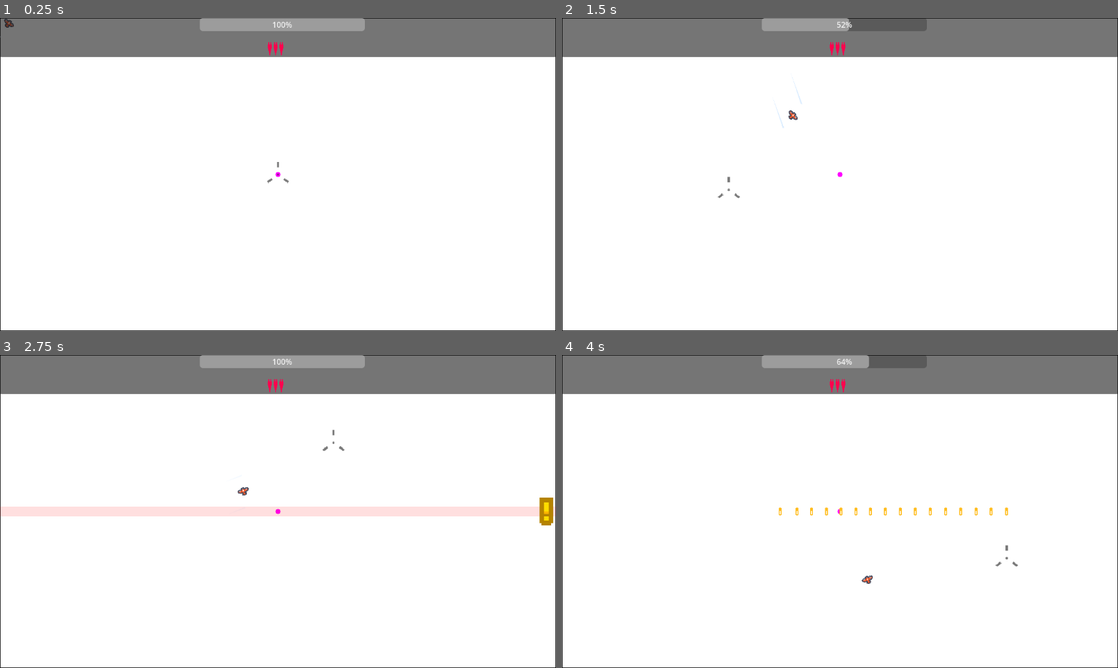
Above: before the commit, frames 1-4 (two rows, left to right).
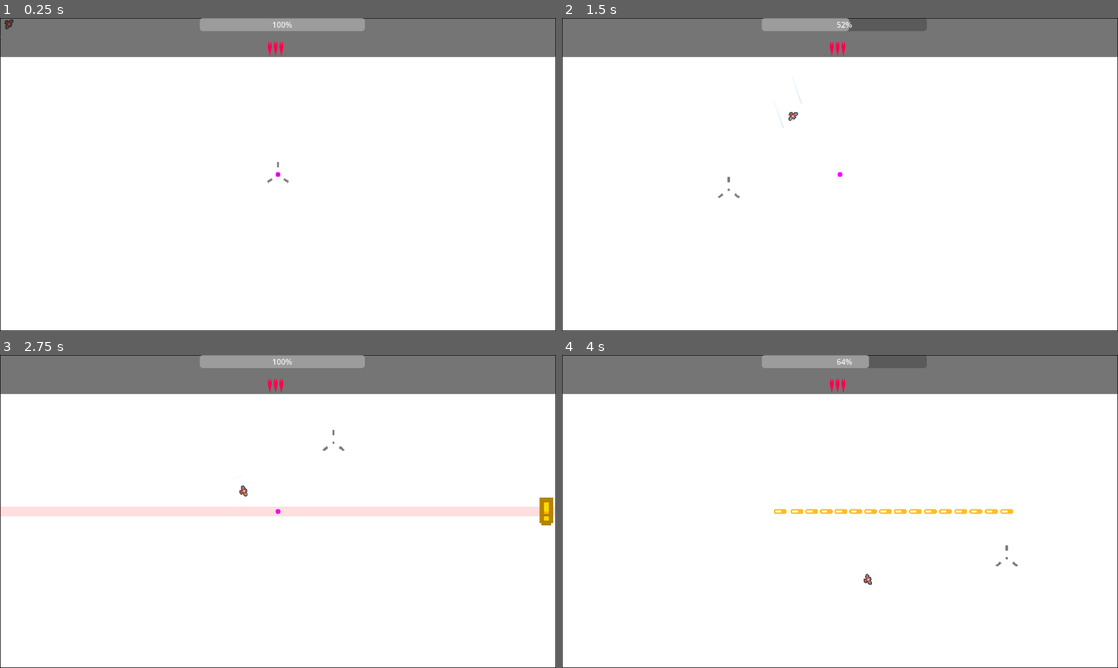
Above: after the commit, the same moments.

Repository: kickflip-games/red_alert
Game: Godot game, scene res://scenes/Main.tscn
Two runs of this game, one before a commit and one after it. Both use one fixed random seed, a clock stepped at 60 frames per second and the inputs below.
Inputs (mouse positions are in pixels of both pictures, inside the frame that each line leads up to):
- Up to frame 1 (0.25 s): no input
- Up to frame 2 (1.5 s): move the mouse to (962, 158) at 0.52 s; press the mouse at (962, 158) at 0.53 s; move the mouse to (728, 190) at 1.27 s; release the mouse at (728, 190) at 1.28 s; click (728, 190) at 1.35 s
- Up to frame 3 (2.75 s): move the mouse to (333, 442) at 2.02 s; press the mouse at (333, 442) at 2.03 s
- Up to frame 4 (4 s): move the mouse to (812, 574) at 2.77 s; release the mouse at (812, 574) at 2.78 s; click (812, 574) at 2.85 s; move the mouse to (1006, 558) at 3.52 s; press the mouse at (1006, 558) at 3.53 s

The runs differ from the first frame. In frame 1, less than 0.1% of the frame differs, in the area x 0-3%, y 0-4%; in frame 2, less than 0.1%; in frame 3, less than 0.1%; in frame 4, 0.7%, in the area x 38-82%, y 48-74%.

Commit message:
fix bullet rotation

Diff:
--- a/project.godot
+++ b/project.godot
@@ -31,6 +31,11 @@
 ]
 }
 
+[layer_names]
+
+2d_physics/layer_1="bullet"
+2d_physics/layer_2="player"
+
 [rendering]
 
 textures/canvas_textures/default_texture_filter=0
--- a/scenes/player/Player.gd
+++ b/scenes/player/Player.gd
@@ -11,6 +11,7 @@
 @export var dash_cooldown := 1.5
 @export var dash_start_boost := 1.5
 @export var max_hp := 3
+@export var invincibility_duration: float = 1.2 # Cooldown in seconds
 
 # --- Circling behavior ---
 @export var circle_radius := 80.0        # How close before circling starts
@@ -26,6 +27,7 @@
 var current_hp := max_hp
 var is_dashing := false
 var is_circling := false
+var is_invincible := false
 var circle_angle := 0.0
 var last_rotation := 0.0
 var turn_fx_timer := 0.0
@@ -33,6 +35,8 @@
 var dash_cooldown_timer := 0.0
 var dash_direction := Vector2.ZERO
 var target_position := Vector2.ZERO
+
+
 
 # --- Trail system ---
 var dash_trail_points: Array = []
@@ -55,7 +59,7 @@
 	target_position = global_position
 	reticle.visible = true
 	reticle.modulate.a = 0.5
-	collision_area.connect("area_entered", _on_area_entered)
+	collision_area.connect("body_entered", _on_body_entered)
 	emit_signal("hp_changed", current_hp)
 	last_rotation = sprite.rotation
 
@@ -244,7 +248,7 @@
 	if dash_trail_points.size() > max_trail_points:
 		dash_trail_points.pop_front()
 
-	dash_trail.clear_points()
+	#dash_trail.clear_points()
 	for i in range(dash_trail_points.size()):
 		var alpha = float(i) / float(dash_trail_points.size())
 		dash_trail.add_point(to_local(dash_trail_points[i]))
@@ -272,23 +276,48 @@
 	return clamp(1.0 - dash_cooldown_timer / dash_cooldown, 0.0, 1.0)
 
 # --- Collision & Damage ---
-func _on_area_entered(area: Area2D):
-	if is_dashing:
+func _on_body_entered(body: Node2D):
+	# Optional: Check if the body that hit you is actually a bullet
+	#if not body.is_in_group("bullets"):
+		#return
+
+	print("Body entered: ", body.name)
+	if is_dashing or is_invincible:
 		return
+
 	take_damage(1)
+	body.queue_free() # Destroy the bullet after it hits
 
 func take_damage(amount: int):
+	# This function is now only called when we are certain the player can take damage.
 	current_hp -= amount
 	emit_signal("hp_changed", current_hp)
 	print("Took damage! HP = ", current_hp)
 
-	sprite.modulate = Color(1, 0.3, 0.3, 1.0)
-	await get_tree().create_timer(0.1).timeout
-	if not is_dashing:
-		sprite.modulate = Color(1, 1, 1, 1.0)
-
 	if current_hp <= 0:
 		die()
+	else:
+		# Become invincible if not dead
+		become_invincible()
+
+# This new function handles the invincibility logic
+func become_invincible():
+	is_invincible = true
+
+	# --- Visual Feedback: Flashing Sprite ---
+	var tween = create_tween().set_loops(4) # Loop 4 times for a good flashing duration
+	tween.set_trans(Tween.TRANS_SINE) # Makes the fade in/out smooth
+	tween.tween_property(sprite, "modulate:a", 0.4, invincibility_duration / 8)
+	tween.tween_property(sprite, "modulate:a", 1.0, invincibility_duration / 8)
+
+	# --- Cooldown Timer ---
+	# Wait for the invincibility duration to pass
+	await get_tree().create_timer(invincibility_duration).timeout
+
+	# --- End of Invincibility ---
+	is_invincible = false
+	print("Player is no longer invincible.")
+
 
 func die():
 	print("Player has died")
--- a/scenes/player/Player.tscn
+++ b/scenes/player/Player.tscn
@@ -24,6 +24,7 @@
 texture = ExtResource("2_gfjak")
 
 [node name="CollisionArea" type="Area2D" parent="."]
+collision_layer = 2
 
 [node name="CollisionShape2D" type="CollisionShape2D" parent="CollisionArea"]
 shape = SubResource("CircleShape2D_4kuee")
@@ -43,6 +44,6 @@
 width_curve = SubResource("Curve_4kuee")
 
 [node name="DashTrail" type="Line2D" parent="."]
-points = PackedVector2Array(0, 0, 0, 0, 0, 0, 0, 0, 0, 0)
+points = PackedVector2Array(0, 0, -43.44, 0, 0, 0, 0, 0, 0, 0)
 width_curve = SubResource("Curve_4kuee")
-default_color = Color(0.61960787, 1, 1, 1)
+default_color = Color(0, 0, 0, 1)
--- a/scenes/projectiles/Bullet.tscn
+++ b/scenes/projectiles/Bullet.tscn
@@ -1,23 +1,22 @@
-[gd_scene load_steps=5 format=3 uid="uid://bhgqp6tofyulb"]
+[gd_scene load_steps=4 format=3 uid="uid://bhgqp6tofyulb"]
 
 [ext_resource type="Script" uid="uid://dhkllrxayug06" path="res://scenes/projectiles/Bullet.gd" id="1_ci251"]
-[ext_resource type="Texture2D" uid="uid://bm4fkgrdxkiwd" path="res://assets/textures/tiles_packed.png" id="2_36ope"]
+[ext_resource type="Texture2D" uid="uid://dupx7t3xyukvh" path="res://assets/textures/projectiles/bullet.png" id="2_36ope"]
 
 [sub_resource type="RectangleShape2D" id="RectangleShape2D_ci251"]
-size = Vector2(6, 16)
-
-[sub_resource type="AtlasTexture" id="AtlasTexture_kghso"]
-atlas = ExtResource("2_36ope")
-region = Rect2(5, 0, 6, 16.25)
+size = Vector2(26, 6)
 
 [node name="Bullet" type="RigidBody2D"]
+collision_mask = 2
 script = ExtResource("1_ci251")
 
 [node name="CollisionShape2D" type="CollisionShape2D" parent="."]
 shape = SubResource("RectangleShape2D_ci251")
 
 [node name="Sprite2D" type="Sprite2D" parent="."]
-texture = SubResource("AtlasTexture_kghso")
+scale = Vector2(1.6562501, 1.6562501)
+texture = ExtResource("2_36ope")
 
 [node name="VisibleOnScreenNotifier2D" type="VisibleOnScreenNotifier2D" parent="."]
-rect = Rect2(-3, -8, 6, 16)
+position = Vector2(15, 1)
+rect = Rect2(-28, -4, 26, 6)
Binary file added: assets/textures/projectiles/bomb.png
Not shown, added: assets/textures/projectiles/bomb.png.import
Binary file added: assets/textures/projectiles/bullet.png
Not shown, added: assets/textures/projectiles/bullet.png.import
Binary file changed: assets/textures/ship.png
